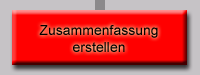
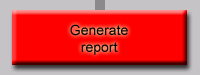
Layers edited between the first and the second w=200, h=75 image:
renamed "Zusammenfassung erstellen" to "Generate report", painted on it over [39, 24, 158, 55]
